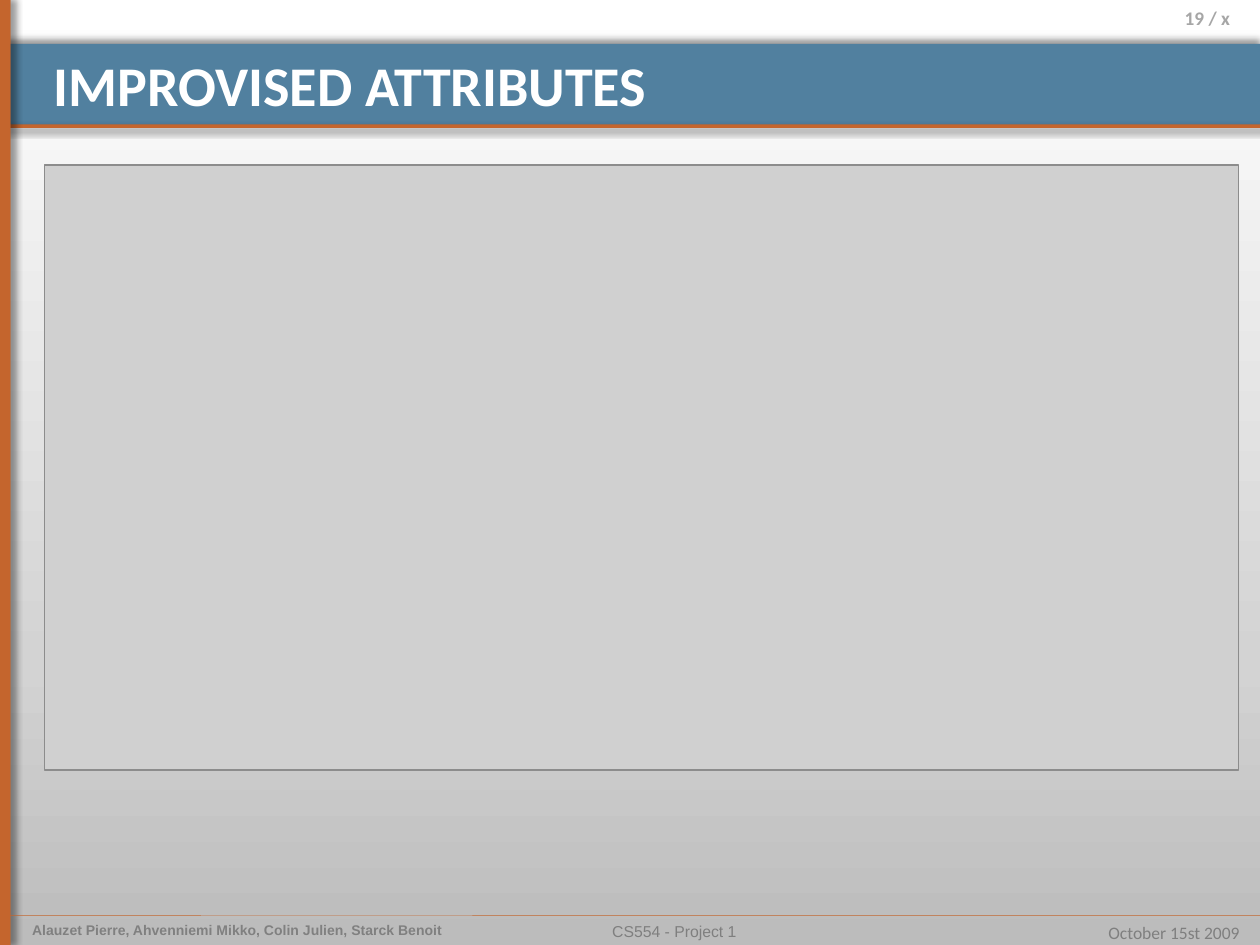
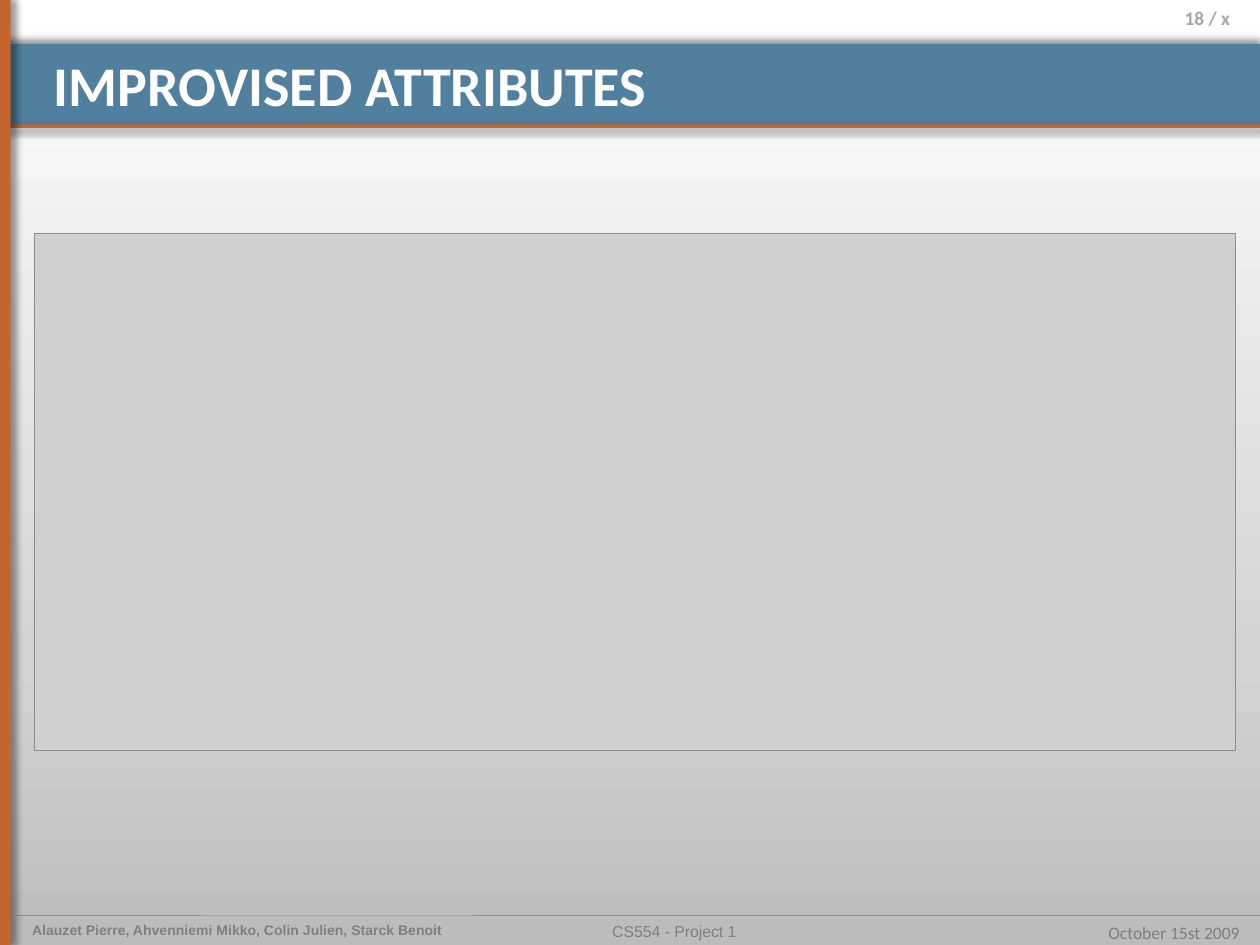
Before and after one commit to pierrealauzet/euroteam, a slide deck: slide 18 of Project 1/Part Final/CS554_EuroTeam_Project1.pptx (slide 19 before the commit). Drawn at 1260x945 pixels with LibreOffice and Linux fonts; fonts in the diff are those of the drawing; grey boxes stand for pictures. Boxes give left, top, right and bottom in pixels: in the first picture for what was removed or moved away, otherwise in the second. Text is boxed around its words. In the diff, an @@ line names an element or a change of style, - is before the commit and + after.

```diff
--- a/Project 1/Part Final/CS554_EuroTeam_Project1.pptx
+++ b/Project 1/Part Final/CS554_EuroTeam_Project1.pptx
@@ page number at [1185, 12, 1230, 25]: text changed @@
-19 / x
+18 / x
@@ picture: place and size @@
-picture at [44, 165, 1239, 770]
+picture at [35, 233, 1236, 750]
```
Also in this commit, not shown: 2 other slides changed, 1 slide added, 2 slides removed.
